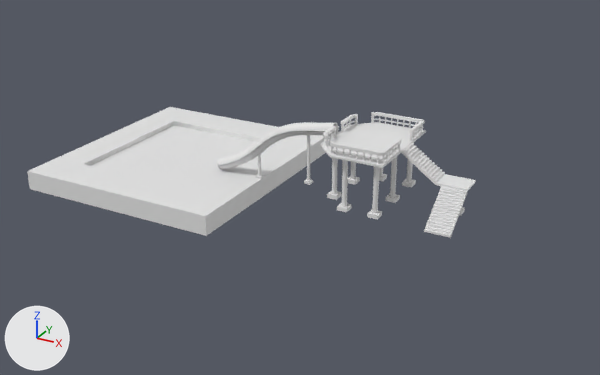
One commit to the OBJ model Models/alberca/pool.obj: the scene before it, then after it.
The view is the same before and after, from a 50 mm lens placed at (417.0, -672.0, 319.0), pointed at (54.0, -12.0, -11.0). The axes (+X, +Y, +Z) are drawn at lower left. The lights are the same throughout. Materials are left out; every surface is plain grey. Where no turn or scale is listed for an object, it has been applied to the vertices.

The first picture shows 'Cylinder001', 'Cylinder002', 'Cylinder003', 'Cylinder005', 'Cylinder006', 'Cylinder007', 'LTypeStair001', 'Line002', 'Line006', 'Loft002', 'Plane002', 'Railing001', 'Railing002', 'Railing003', 'Railing004'.
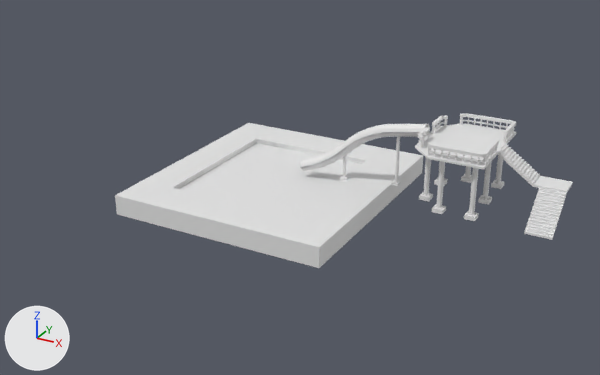
Where the change shows, as pixel boxes (x1, y1, x2, y2) in the pictures (600 x 375 px):
'Line006', mesh moved: before (27, 107, 326, 236); after (115, 123, 423, 268)
'Plane002', mesh moved: before (91, 125, 256, 189); after (180, 143, 361, 216)
'LTypeStair001', mesh moved: before (402, 143, 476, 238); after (498, 145, 573, 240)
'Line002', mesh moved: before (320, 122, 426, 168); after (415, 123, 517, 169)
'Loft002', mesh moved: before (217, 122, 339, 169); after (300, 124, 430, 171)
'Railing004', mesh moved: before (330, 139, 401, 163); after (428, 140, 499, 165)
'Railing001', mesh moved: before (371, 112, 425, 141); after (460, 113, 516, 143)
'Cylinder001', mesh moved: before (367, 166, 382, 220); after (464, 168, 479, 221)
'Cylinder002', mesh moved: before (337, 160, 352, 212); after (432, 161, 446, 214)
'Cylinder006', mesh moved: before (385, 157, 400, 203); after (478, 161, 492, 205)
'Cylinder003', mesh moved: before (327, 158, 341, 200); after (419, 158, 433, 202)
'Cylinder007', mesh moved: before (402, 160, 416, 187); after (491, 155, 504, 189)
'Railing002', mesh moved: before (341, 114, 358, 132); after (432, 115, 448, 134)
'Railing003', mesh moved: before (323, 126, 336, 147); after (418, 127, 429, 148)
'Cylinder005', mesh moved: before (379, 167, 387, 181); after (461, 166, 472, 183)

The edits, one by one:
me_cylinder001 has 44 vertices, 80 faces and spans x 149.5..159.3, y -62.5..-52.7, z 0.0..52.3.
me_cylinder001 is used by ob_cylinder001; location (0.0, 0.0, 0.0).
me_cylinder001 part 1: the whole mesh is moved by (75.9, 37.5, 0.0).
me_cylinder002 has 44 vertices, 80 faces and spans x 119.5..129.3, y -62.5..-52.7, z 0.0..52.3.
me_cylinder002 is used by ob_cylinder002; location (0.0, 0.0, 0.0).
me_cylinder002 part 2: the whole mesh is moved by (75.9, 37.5, 0.0).
me_cylinder003 has 44 vertices, 80 faces and spans x 99.5..109.3, y -42.5..-32.7, z 0.0..52.3.
me_cylinder003 is used by ob_cylinder003; location (0.0, 0.0, 0.0).
me_cylinder003 part 3: the whole mesh is moved by (75.9, 37.5, 0.0).
me_cylinder005 has 44 vertices, 80 faces and spans x 119.5..129.3, y 17.5..27.3, z 0.0..52.3.
me_cylinder005 is used by ob_cylinder005; location (0.0, 0.0, 0.0).
me_cylinder005 part 4: the whole mesh is moved by (75.9, 37.5, 0.0).
me_cylinder006 has 44 vertices, 80 faces and spans x 149.5..159.3, y -22.5..-12.7, z 0.0..52.3.
me_cylinder006 is used by ob_cylinder006; location (0.0, 0.0, 0.0).
me_cylinder006 part 5: the whole mesh is moved by (75.9, 37.5, 0.0).
me_cylinder007 has 44 vertices, 80 faces and spans x 149.5..159.3, y 17.5..27.3, z 0.0..52.3.
me_cylinder007 is used by ob_cylinder007; location (0.0, 0.0, 0.0).
me_cylinder007 part 6: the whole mesh is moved by (75.9, 37.5, 0.0).
me_line002 has 12 vertices, 20 faces and spans x 94.4..164.4, y -67.6..32.4, z 51.8..53.8.
me_line002 is used by ob_line002; location (0.0, 0.0, 0.0).
me_line002 part 7: the whole mesh is moved by (75.9, 37.5, 0.0).
me_line006 has 32 vertices, 60 faces and spans x -206.0..14.0, y -118.0..122.0, z -27.0..-7.0.
me_line006 is used by ob_line006; location (0.0, 0.0, 0.0).
me_line006 part 8: the whole mesh is moved by (118.0, -4.0, 0.0).
me_loft002 has 12240 vertices, 24472 faces and spans x -37.2..95.5, y -24.9..-10.3, z -6.7..64.9.
me_loft002 is used by ob_loft002; location (0.0, 0.0, 0.0).
me_loft002 part 9: the whole mesh is moved by (75.9, 37.5, 0.0).
me_ltypestair001 has 130 vertices, 256 faces and spans x 164.3..226.7, y -65.0..-3.2, z 0.0..53.1.
me_ltypestair001 is used by ob_ltypestair001; location (0.0, 0.0, 0.0).
me_ltypestair001 part 10: the whole mesh is moved by (75.9, 37.5, 0.0).
me_plane002 has 4 vertices, 2 faces and spans x -189.0..0.0, y -106.0..98.0, z -12.0.
me_plane002 is used by ob_plane002; location (0.0, 0.0, 0.0).
me_plane002 part 11: the whole mesh is moved by (117.0, -3.0, 0.0).
me_railing001 has 336 vertices, 608 faces and spans x 110.3..163.9, y -1.6..31.9, z 53.5..64.4.
me_railing001 is used by ob_railing001; location (0.0, 0.0, 0.0).
me_railing001 part 12: the whole mesh is moved by (75.9, 37.5, 0.0).
me_railing002 has 272 vertices, 520 faces and spans x 95.9..102.5, y -9.6..16.5, z 53.5..64.4.
me_railing002 is used by ob_railing002; location (0.0, 0.0, 0.0).
me_railing002 part 13: the whole mesh is moved by (75.9, 37.5, 0.0).
me_railing003 has 256 vertices, 488 faces and spans x 95.9..103.5, y -51.6..-24.6, z 53.5..64.4.
me_railing003 is used by ob_railing003; location (0.0, 0.0, 0.0).
me_railing003 part 14: the whole mesh is moved by (75.9, 37.5, 0.0).
me_railing004 has 336 vertices, 608 faces and spans x 111.3..163.9, y -66.1..-27.6, z 53.5..64.4.
me_railing004 is used by ob_railing004; location (0.0, 0.0, 0.0).
me_railing004 part 15: the whole mesh is moved by (75.9, 37.5, 0.0).
